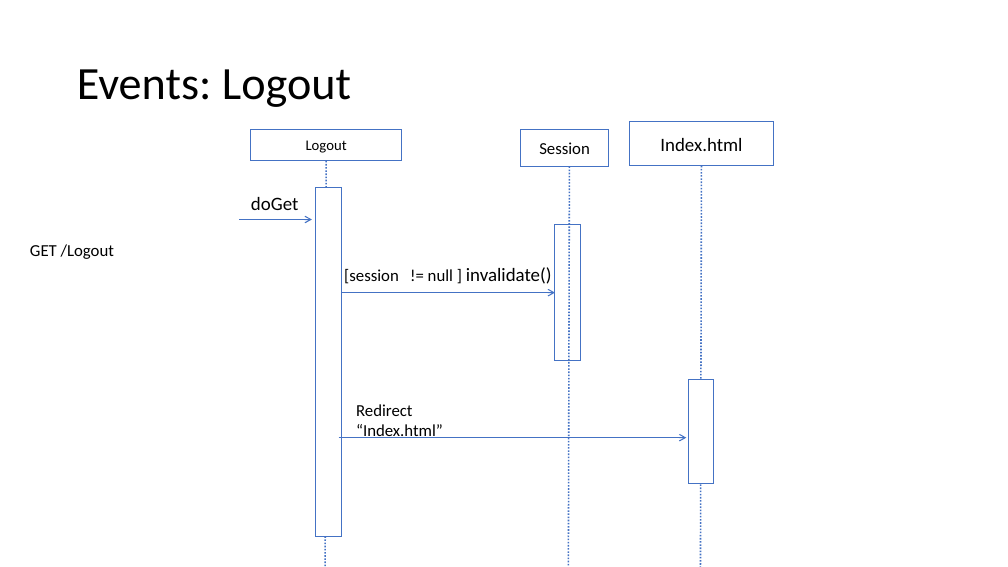
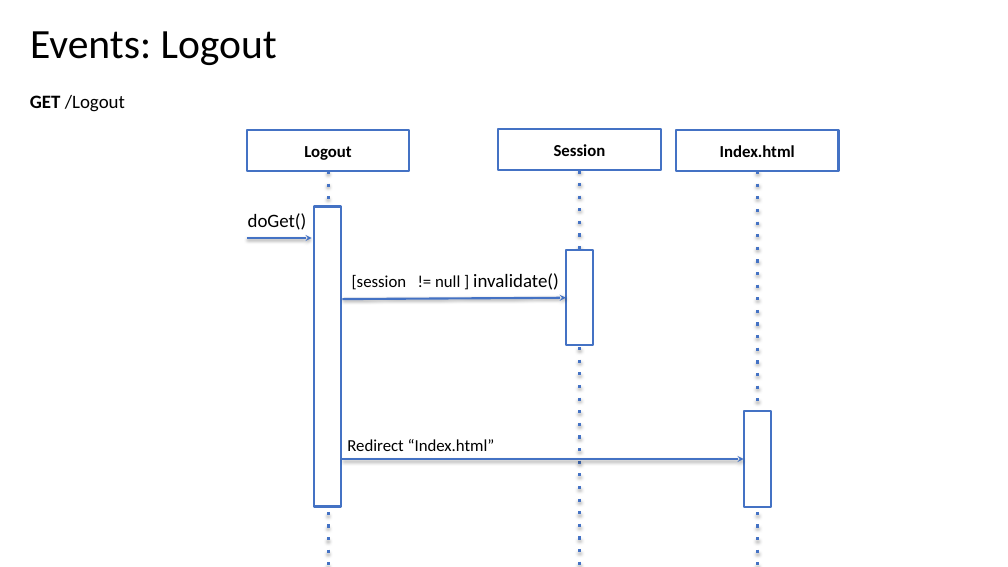
Before and after one commit to Giulsmoon/TecnologiePerIlWeb_Project1, a slide deck: slide 15 of Presentazioni Powerpoint/Progetto1_versione_PURE_HTML.pptx. Drawn at 1008x567 pixels with LibreOffice and Linux fonts; fonts in the diff are those of the drawing. Boxes give left, top, right and bottom in pixels: in the first picture for what was removed or moved away, otherwise in the second. Text is boxed around its words. In the diff, an @@ line names an element or a change of style, - is before the commit and + after.

Commit message:
finiti sequence diagrams pure html

```diff
--- a/Presentazioni Powerpoint/Progetto1_versione_PURE_HTML.pptx
+++ b/Presentazioni Powerpoint/Progetto1_versione_PURE_HTML.pptx
@@ title "Events: Logout": place and size @@
-title "Events: Logout" at (77,69,351,107)
+title "Events: Logout" at (30,31,277,65)
@@ title "Events: Logout" at (30,31,277,65): size 44 to 39.6 pt @@
@@ text "GET /Logout": place and size @@
-text "GET /Logout" at (30,244,114,259)
+text "GET /Logout" at (30,95,125,112)
@@ text "GET /Logout" at (30,95,125,112): size 16 to 18 pt; bold on in "GET" @@
@@ rectangle "Logout": place and size @@
-rectangle "Logout" at (251,129,402,161)
+rectangle "Logout" at (247,129,410,171)
@@ rectangle "Logout" at (247,129,410,171): size 14 to 16 pt, bold on; outline #4472C4 1 pt to #4472C4 2 pt @@
@@ rectangle "Session": place and size @@
-rectangle "Session" at (520,129,609,166)
+rectangle "Session" at (498,129,661,171)
@@ rectangle "Session" at (498,129,661,171): bold on; outline #4472C4 1 pt to #4472C4 2 pt @@
@@ rectangle "Index.html": place and size @@
-rectangle "Index.html" at (629,122,774,166)
+rectangle "Index.html" at (676,129,839,171)
@@ rectangle "Index.html" at (676,129,839,171): size 18 to 16 pt, bold on; outline #4472C4 1 pt to #4472C4 2 pt @@
@@ line moved from (326, 161) - (325, 567) to (328, 171) - (328, 567) @@
@@ line (328, 171) - (328, 567): stroke #4472C4 1.5 pt dashed to #4472C4 3 pt dashed @@
@@ line moved from (569, 166) - (569, 567) to (580, 170) - (580, 567) @@
@@ line (580, 170) - (580, 567): stroke #4472C4 1.5 pt dashed to #4472C4 3 pt dashed @@
@@ line moved from (702, 166) - (701, 567) to (758, 171) - (758, 567) @@
@@ line (758, 171) - (758, 567): stroke #4472C4 1.5 pt dashed to #4472C4 3 pt dashed @@
@@ rectangle: place and size @@
-rectangle at (316,188,342,537)
+rectangle at (314,206,341,507)
@@ arrow moved from (240, 219) - (312, 219) to (247, 238) - (312, 238) @@
@@ arrow (247, 238) - (312, 238): stroke #4472C4 1 pt to #4472C4 2 pt; arrowheads changed @@
@@ text at (248,213,307,230): text changed @@
-doGet
+doGet()
@@ text "[session != null ] invalidate()": place and size @@
-text "[session != null ] invalidate()" at (344,267,552,284)
+text "[session != null ] invalidate()" at (352,273,559,290)
@@ rectangle: place and size @@
-rectangle at (555,225,580,361)
+rectangle at (566,250,593,346)
@@ arrow moved from (341, 293) - (555, 293) to (343, 299) - (566, 298) @@
@@ arrow (343, 299) - (566, 298): stroke #4472C4 1 pt to #4472C4 2 pt; arrowheads changed @@
@@ outline #4472C4 1 pt to #4472C4 2 pt in 3 elements at (314,206,341,507), (566,250,593,346), (744,411,771,507) @@
@@ rectangle: place and size @@
-rectangle at (689,380,714,484)
+rectangle at (744,411,771,507)
@@ text at (347,439,495,451): text changed @@
-Redirect
-“Index.html”
+Redirect “Index.html”
@@ arrow moved from (339, 438) - (687, 438) to (343, 459) - (744, 459) @@
@@ arrow (343, 459) - (744, 459): stroke #4472C4 1 pt to #4472C4 2 pt; arrowheads changed @@
```
Also in this commit, not shown: 10 other slides changed.
